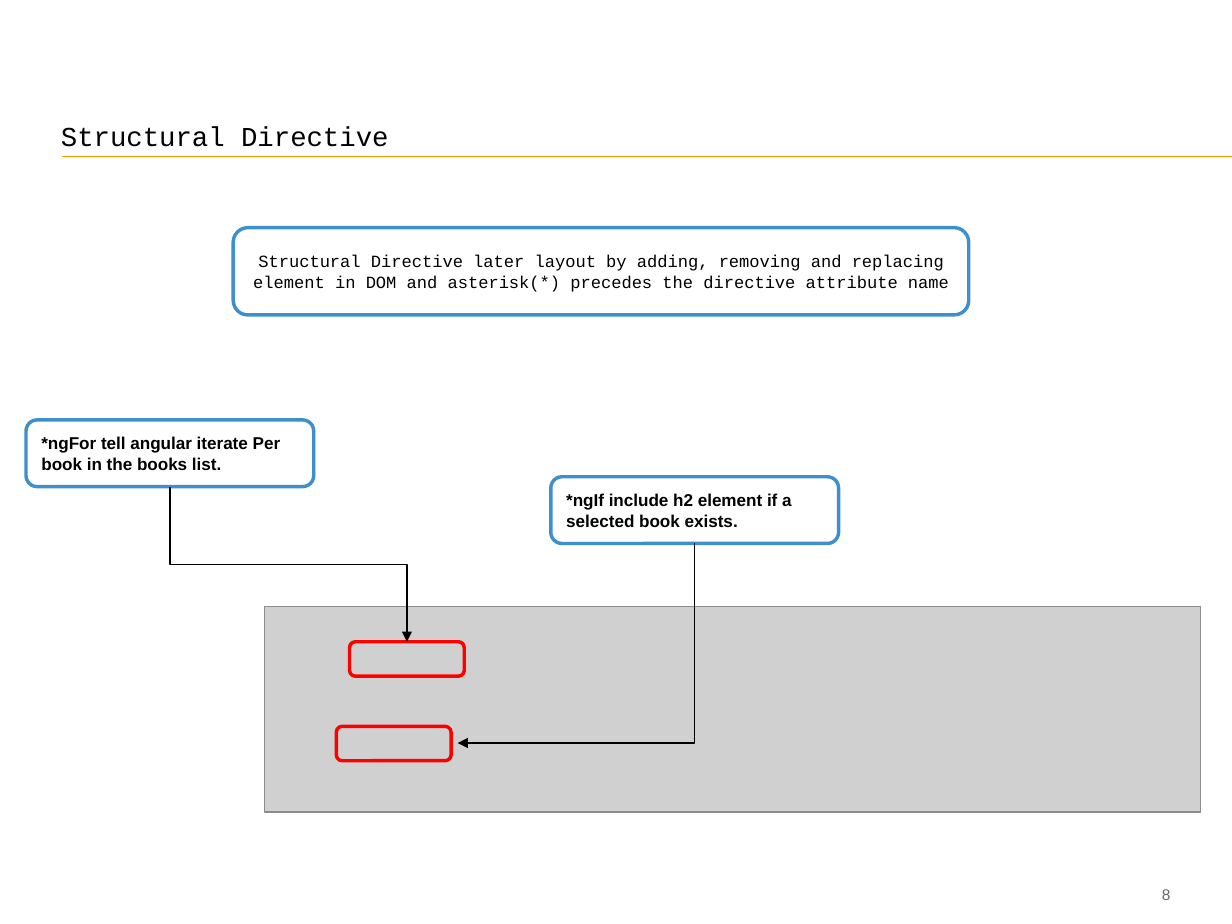
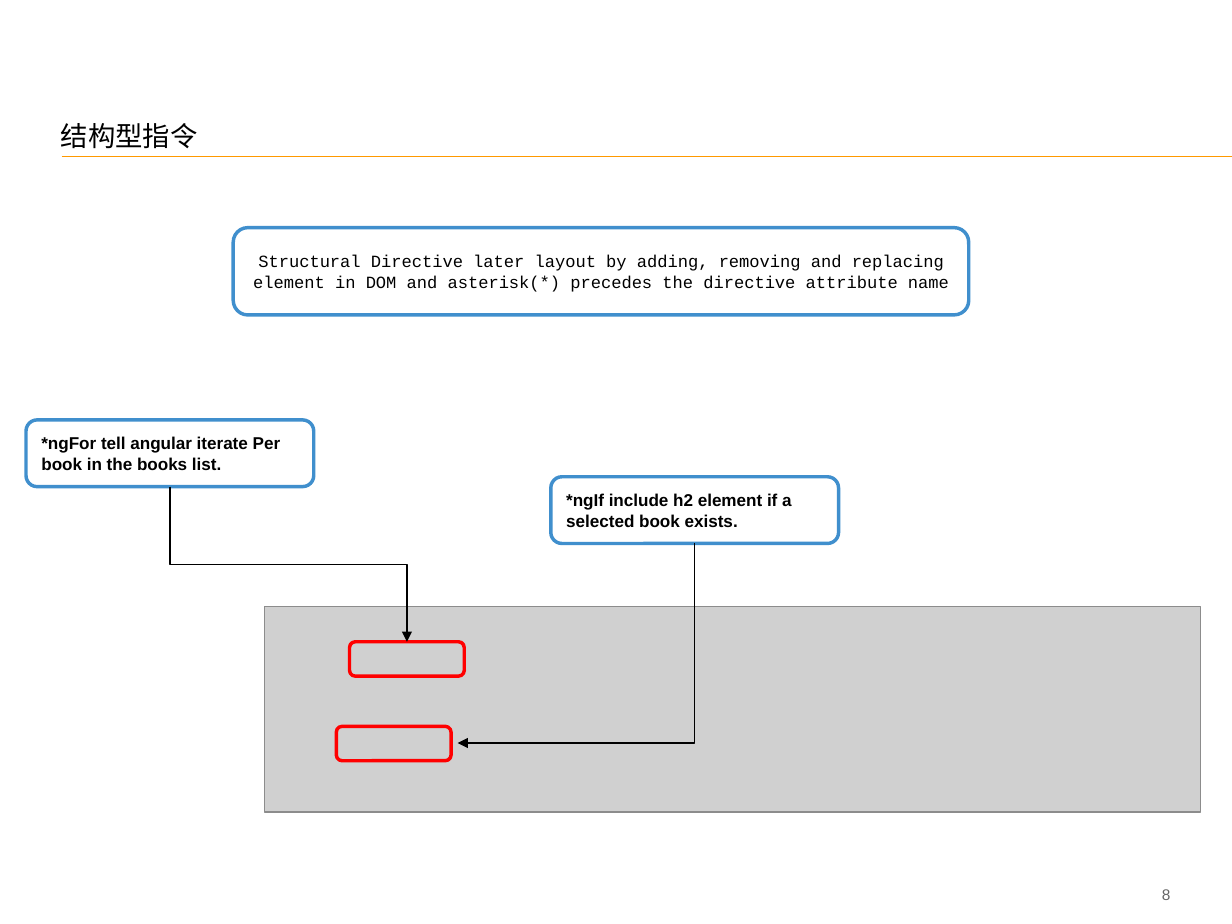
Before and after one commit to FS-Angular-Interest-Group/AngularTraining, a slide deck: slide 9 of PPT/06-Accenture-FS-Angular-Directive.pptx. Drawn at 1232x924 pixels with LibreOffice and Linux fonts; fonts in the diff are those of the drawing; grey boxes stand for pictures. Boxes give left, top, right and bottom in pixels: in the first picture for what was removed or moved away, otherwise in the second. Text is boxed around its words. In the diff, an @@ line names an element or a change of style, - is before the commit and + after.

```diff
--- a/PPT/06-Accenture-FS-Angular-Directive.pptx
+++ b/PPT/06-Accenture-FS-Angular-Directive.pptx
@@ title at (61, 123, 197, 149): text changed @@
-Structural Directive
+结构型指令
```
Also in this commit, not shown: 13 other slides changed.
